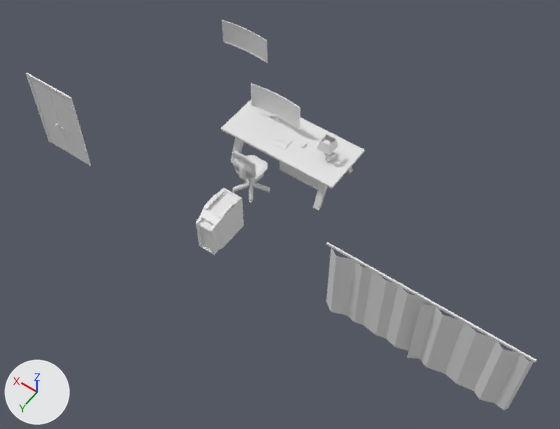
Renders of the Blender file assets/3d/householdModels.blend from each side of a commit.
The view is the same before and after, from a 50 mm camera at (-10.55, 11.08, 19.79) aimed at (-1.5, -1.59, -0.12). Lighting does not change. The marker at lower left points along +X, +Y and +Z.
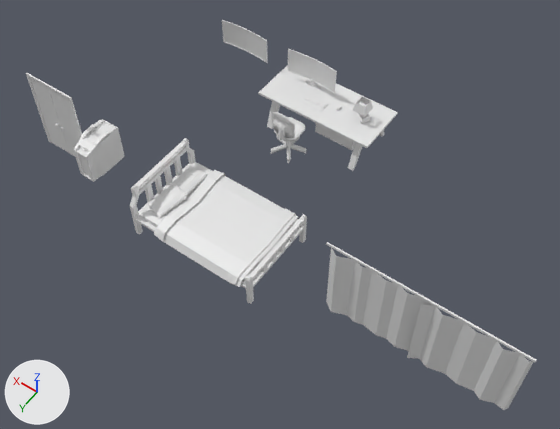
The change, as a diff of the scene's bpy script:
```diff
--- a/assets/3d/householdModels.blend.py
+++ b/assets/3d/householdModels.blend.py
@@ ob_cube_001 @@
 ob_cube_001 = bpy.data.objects.new('Cube.001', me_cube_001)
-ob_cube_001.location = (0.29, -3.9, 0.71)
+ob_cube_001.location = (0.29, -6.06, 0.71)
 ob_cube_001.rotation_euler = (0.0, 0.0, -3.142)  # degrees (0, 0, -180)
@@ ob_cylinder @@
 ob_cylinder = bpy.data.objects.new('Cylinder', me_cylinder_001)
-ob_cylinder.location = (-1.88, -3.9, 0.86)
+ob_cylinder.location = (-1.88, -6.06, 0.86)
 ob_cylinder.scale = (0.222, 0.222, 0.125)
@@ ob_cube @@
 ob_cube = bpy.data.objects.new('Cube', me_cube_003)
-ob_cube.location = (0.54, -4.27, 1.53)
+ob_cube.location = (0.54, -6.43, 1.53)
 ob_cube.scale = (1.0, 0.0172, 0.501)
@@ ob_cube_002 @@
 ob_cube_002 = bpy.data.objects.new('Cube.002', me_cube_005)
-ob_cube_002.location = (0.53, -4.42, 1.0)
+ob_cube_002.location = (0.53, -6.59, 1.0)
 ob_cube_002.scale = (0.144, 0.144, 0.448)
@@ ob_cube_004 @@
 ob_cube_004 = bpy.data.objects.new('Cube.004', me_cube_007)
-ob_cube_004.location = (0.0, -3.62, 0.77)
+ob_cube_004.location = (0.0, -5.78, 0.77)
 ob_cube_004.scale = (0.436, 0.21, 0.0154)
@@ ob_cube_006 @@
 ob_cube_006 = bpy.data.objects.new('Cube.006', me_cube_009)
-ob_cube_006.location = (-1.76, -3.9, 1.39)
+ob_cube_006.location = (-1.76, -6.06, 1.39)
 ob_cube_006.scale = (0.175, 0.175, 0.175)
@@ ob_cylinder_001 @@
 ob_cylinder_001 = bpy.data.objects.new('Cylinder.001', me_cylinder_004)
-ob_cylinder_001.location = (-0.01, -2.03, 0.5)
+ob_cylinder_001.location = (-0.01, -4.19, 0.5)
 ob_cylinder_001.scale = (0.0908, 0.0908, 0.196)
@@ ob_cube_007 @@
 ob_cube_007 = bpy.data.objects.new('Cube.007', me_cube_010)
-ob_cube_007.location = (0.0, -2.02, 0.91)
+ob_cube_007.location = (0.0, -4.18, 0.91)
 ob_cube_007.scale = (0.499, 0.448, 0.269)
@@ ob_cube_008 @@
 ob_cube_008 = bpy.data.objects.new('Cube.008', me_cube_011)
-ob_cube_008.location = (0.0, -2.03, 0.95)
+ob_cube_008.location = (0.0, -4.19, 0.95)
 ob_cube_008.scale = (0.454, 0.46, 0.269)
@@ ob_cube_009 @@
 ob_cube_009 = bpy.data.objects.new('Cube.009', me_cube_012)
-ob_cube_009.location = (0.0, -1.94, 1.16)
+ob_cube_009.location = (0.0, -4.1, 1.16)
 ob_cube_009.rotation_euler = (-1.571, 0.0, 3.142)  # degrees (-90, 0, 180)
@@ ob_cube_013 @@
 ob_cube_013 = bpy.data.objects.new('Cube.013', me_cube_020)
-ob_cube_013.location = (-0.24, -0.07, 0.14)
+ob_cube_013.location = (5.04, -0.07, 0.14)
 ob_cube_013.scale = (0.362, 0.747, 0.716)
@@ ob_plane_002 @@
+ob_plane_002 = bpy.data.objects.new('Plane.002', me_plane_002)  # 42 vertices, 40 faces; spans x -1.06..-0.71, y -0.8..0.84, z -0.36..0.07
+ob_plane_002.location = (-0.56, 0.0, 0.6)
+ob_plane_002.scale = (1.61, 1.95, 1.0)
@@ ob_cube_017 @@
+ob_cube_017 = bpy.data.objects.new('Cube.017', me_cube_015)  # 98 vertices, 192 faces; spans x -1.0..1.0, y -1.0..1.0, z -3.05..3.06
+ob_cube_017.location = (1.37, 0.52, 0.65)
+ob_cube_017.rotation_euler = (0.0, -0.19, -1.824)  # degrees (0, -11, -105)
+ob_cube_017.scale = (0.567, 0.351, 0.0391)
@@ ob_plane_001 @@
+ob_plane_001 = bpy.data.objects.new('Plane.001', me_plane_001)  # 35 vertices, 24 faces; spans x -1.06..1.09, y -0.81..0.84, z -0.41..0.08
+ob_plane_001.location = (-0.7, 0.0, 0.61)
+ob_plane_001.scale = (1.61, 1.95, 1.0)
@@ ob_cube_016 @@
+ob_cube_016 = bpy.data.objects.new('Cube.016', me_cube_015.copy())
+ob_cube_016.location = (1.37, -0.49, 0.62)
+ob_cube_016.rotation_euler = (0.0, 0.0, -1.571)  # degrees (0, 0, -90)
+ob_cube_016.scale = (0.567, 0.351, 0.0391)
@@ ob_cube_015 @@
+ob_cube_015 = bpy.data.objects.new('Cube.015', me_cube_013)  # 32 vertices, 30 faces; spans x -1.0..1.0, y -1.0..1.0, z -1.0..1.27
+ob_cube_015.location = (-0.31, 0.0, 0.42)
+ob_cube_015.scale = (2.14, 1.37, 0.0913)
@@ ob_cube_014 @@
+ob_cube_014 = bpy.data.objects.new('Cube.014', me_cube_004)  # 272 vertices, 282 faces; spans x -0.7..1.0, y -1.0..1.0, z -28.0..46.4
+ob_cube_014.location = (-0.67, 0.02, 0.31)
+ob_cube_014.scale = (2.71, 1.49, 0.0285)
```

Boxes (x1, y1, x2, y2) around the edits, measured in the pictures (560 x 429 px):
'Cube.001', moved: before (221, 100, 365, 210); after (258, 65, 398, 171)
'Plane.001', added: after (154, 170, 299, 287)
'Cube.013', moved: before (196, 188, 244, 255); after (73, 119, 125, 182)
'Cube.014', added: after (130, 138, 307, 304)
'Cube', moved: before (251, 83, 301, 130); after (288, 49, 337, 94)
'Plane.002', added: after (227, 209, 296, 285)
'Cube.017', added: after (147, 183, 187, 218)
'Cylinder.001', moved: before (232, 173, 270, 201); after (271, 135, 307, 161)
'Cube.015', added: after (142, 163, 298, 281)
'Cube.007', moved: before (233, 158, 253, 180); after (273, 119, 292, 141)
'Cube.016', added: after (169, 166, 207, 196)
'Cube.004', moved: before (264, 130, 293, 149); after (300, 94, 328, 112)
'Cube.006', moved: before (317, 134, 338, 155); after (352, 97, 373, 116)
'Cube.008', moved: before (235, 155, 268, 181); after (273, 117, 305, 141)
'Cube.009', moved: before (232, 151, 256, 178); after (272, 112, 295, 138)
'Cylinder', moved: before (326, 153, 337, 162); after (361, 114, 372, 124)
'Cube.002', moved: before (270, 116, 286, 125); after (306, 81, 321, 89)
